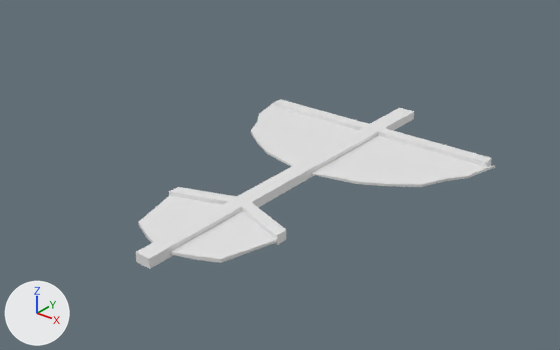
Two versions of the Blender file Models/Blend/Glider.blend, one commit apart.
Both versions are drawn from a 50 mm camera at (10.32, -15.13, 9.38) aimed at (-2.44, 0.81, -0.51). The lights are fixed; the arrows at lower left show +X, +Y and +Z.
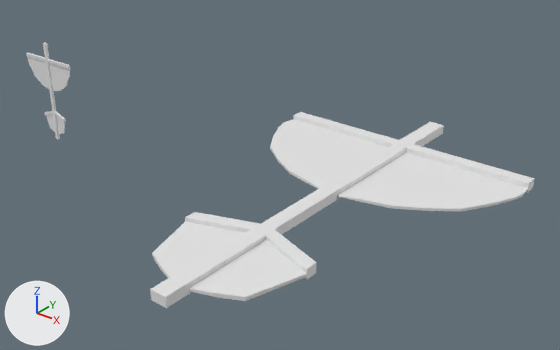
What changed in the scene script:
```text
Add me_cube_001:
    me_cube_001.from_pydata(...)  # 66 vertices, 54 faces; spans x -3.05..0.0, y -5.8..2.98, z 0.36..0.89
Change ob_cube:
    ob_cube.location: (-0.02, 0.2, 0.85) -> (0.0, 1.61, -0.26)
    ob_cube.scale: (1.17, 1.17, 0.446) -> (1.36, 1.36, 0.518)
Add ob_cube_001:
    ob_cube_001 = bpy.data.objects.new('Cube.001', me_cube_001)
    ob_cube_001.location = (-11.87, 0.0, 0.74)
    ob_cube_001.rotation_euler = (1.571, 0.0, 0.0)  # degrees (90, 0, 0)
    ob_cube_001.scale = (0.4, 0.4, 0.153)
    _m = ob_cube_001.modifiers.new('Mirror', 'MIRROR')
    _m.use_clip = True
    _m = ob_cube_001.modifiers.new('Triangulate', 'TRIANGULATE')
```

Where the change shows, as pixel boxes (x1, y1, x2, y2) in the pictures (560 x 350 px):
'Cube', moved, rescaled (7% wider, 15% taller): before (136, 99, 495, 269); after (150, 112, 535, 308)
'Cube.001', added: after (26, 43, 70, 139)
